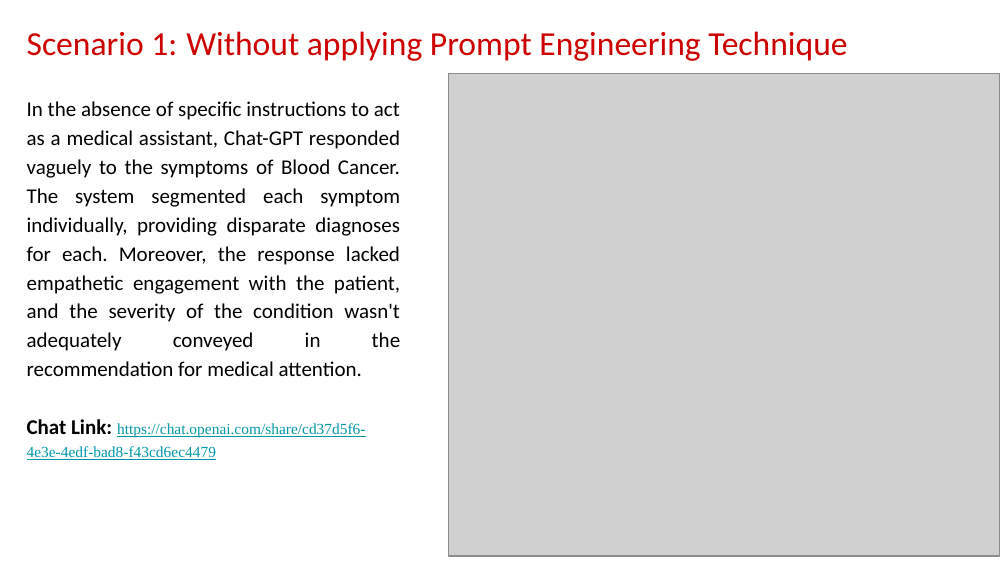
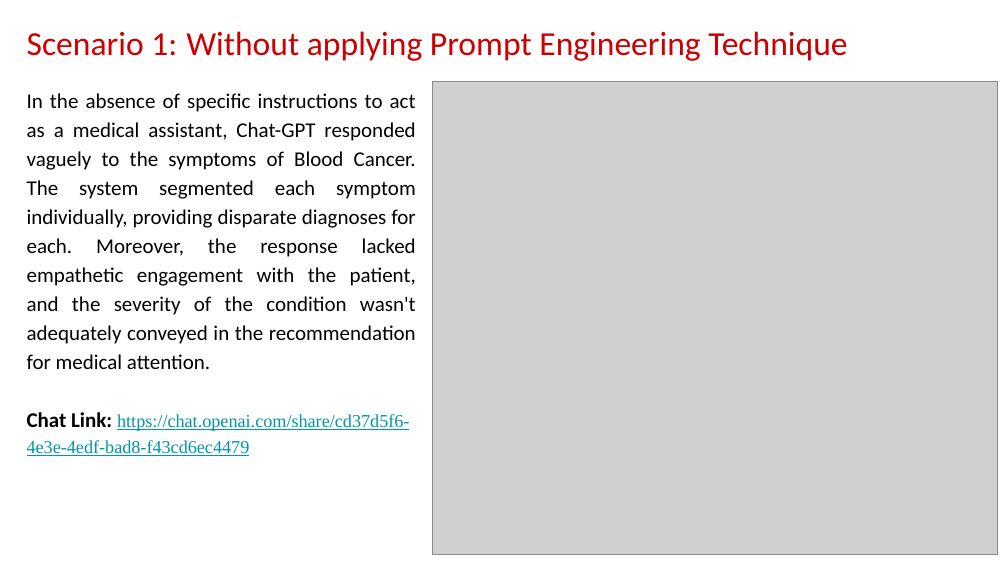
Before and after one commit to Humanitariansai/OPT, a slide deck: slide 13 of PROMPT_ENGINEERING_AND_AI/caseStudies/Medical_Diagnosis_With_Prompt_Engineering/Insights_on AI_and_Prompt_Engineering.pptx. Drawn at 1008x567 pixels with LibreOffice and Linux fonts; fonts in the diff are those of the drawing; grey boxes stand for pictures. Boxes give left, top, right and bottom in pixels: in the first picture for what was removed or moved away, otherwise in the second. Text is boxed around its words. In the diff, an @@ line names an element or a change of style, - is before the commit and + after.

```diff
--- a/PROMPT_ENGINEERING_AND_AI/caseStudies/Medical_Diagnosis_With_Prompt_Engineering/Insights_on AI_and_Prompt_Engineering.pptx
+++ b/PROMPT_ENGINEERING_AND_AI/caseStudies/Medical_Diagnosis_With_Prompt_Engineering/Insights_on AI_and_Prompt_Engineering.pptx
@@ subtitle "In the absence of specific ...": place and size @@
-subtitle "In the absence of specific ..." at box(27, 101, 400, 460)
+subtitle "In the absence of specific ..." at box(27, 93, 416, 456)
@@ picture: place and size @@
-picture at box(449, 74, 1000, 555)
+picture at box(432, 82, 998, 555)
@@ subtitle at box(27, 412, 409, 456): size 11 to 13 pt in "https://chat.openai.com/share/cd37d5f6-4e3e-4edf-bad8-f43cd6 ..." @@
```
Also in this commit, not shown: 5 other slides changed, 10 slides added, 2 other files.
